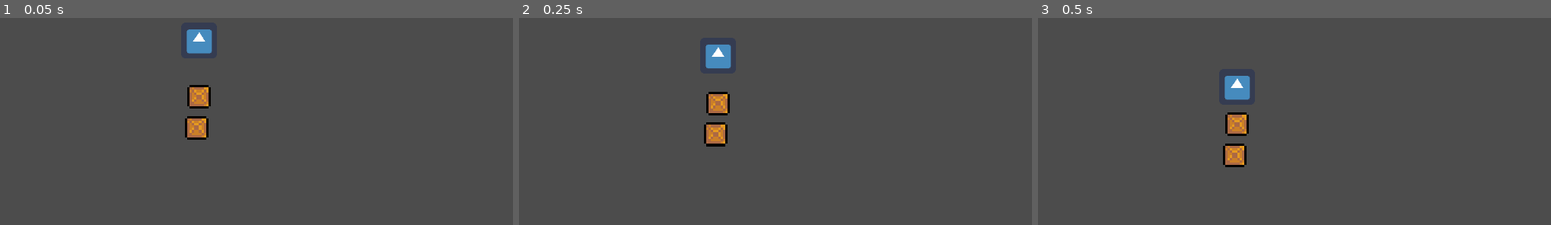
Above: before the commit, frames 1-3 (left to right).
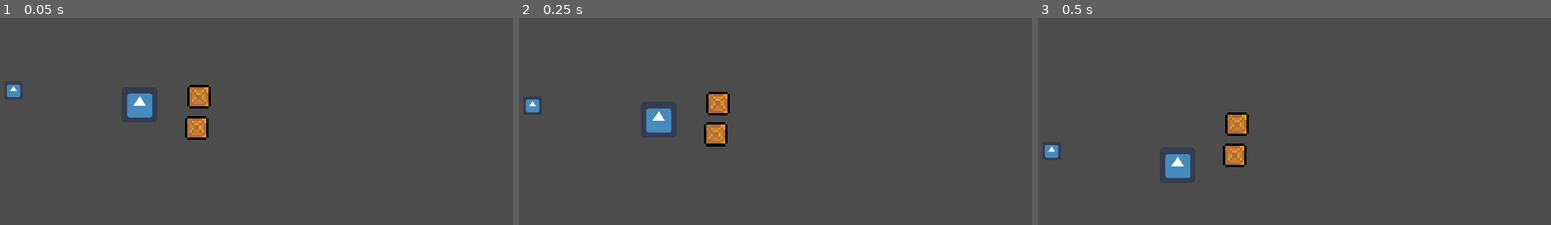
Above: after the commit, the same moments.

Repository: Cuber01/saturday-night-special
Game: Godot game, scene res://Main.tscn
The game is run twice, just before and just after one commit, with the same random seed, the same clock (stepped at 60 frames per second) and the same inputs. The engine's default icon, where the game draws it, is replaced by a stand-in: a white triangle on a blue panel in a dark square.
Inputs:
- Up to frame 1 (0.05 s): no input
- Up to frame 2 (0.25 s): no input
- Up to frame 3 (0.5 s): no input

The runs differ from the first frame. In frame 1, 1.3% of the frame differs, in the area x 1-42%, y 5-49%; in frame 2, 1.3%; in frame 3, 1.3%, in the area x 1-42%, y 27-78%.

Commit message:
Added poor local multiplayer support

Diff:
--- a/Main.tscn
+++ b/Main.tscn
@@ -26,5 +26,10 @@
 rotation = -0.0730092
 shape = SubResource( 2 )
 
-[node name="Player" parent="." instance=ExtResource( 2 )]
-position = Vector2( 124, 72 )
+[node name="Player1" parent="." instance=ExtResource( 2 )]
+position = Vector2( 99, 99 )
+
+[node name="Player2" parent="." instance=ExtResource( 2 )]
+position = Vector2( 46, 93 )
+scale = Vector2( 0.122254, 0.122254 )
+player_index = 2
--- a/Player.gd
+++ b/Player.gd
@@ -1,21 +1,38 @@
 extends KinematicBody2D
 
-export var snap := false
-export var move_speed := 100
-export var jump_force := 100
-export var gravity := 200
-export var slope_slide_threshold := 50.0
+export var player_index = 1;
+
+var move_speed = 100
+var acceleration = 30
+var friction = 50;
+
+var jump_force = 100
+var gravity = 200
+var slope_slide_threshold = 50.0
+
+var direction_x = 0;
 
 var is_in_air = true;
 var velocity := Vector2()
 
+var right_action
+var left_action
+var up_action
+var down_action
+
+# performance
+func _ready():
+	right_action = "right_p" + str(player_index)
+	left_action = "left_p" + str(player_index)
+	up_action = "up_p" + str(player_index)
+	down_action = "down_p" + str(player_index)
+
 func _physics_process(delta):
-	var direction_x := Input.get_action_strength("ui_right") - Input.get_action_strength("ui_left")
+	direction_x = Input.get_action_strength(right_action) - Input.get_action_strength(left_action)
 	velocity.x = direction_x * move_speed
 
-	if Input.is_action_just_pressed("ui_accept") and snap:
+	if Input.is_action_pressed(up_action) and not is_in_air:
 		velocity.y = -jump_force
-		snap = false
 		is_in_air = true
 
 	if is_in_air:
@@ -23,14 +40,8 @@
 	else:
 		velocity.y = 0
 
-	var snap_vector = Vector2(0, 32) if snap else Vector2()
-	velocity = move_and_slide_with_snap(velocity, snap_vector, Vector2.UP, slope_slide_threshold, 4, deg2rad(46))
-
-	var just_landed = not is_in_air and not snap
-	if just_landed:
-		snap = true
-
-	print(is_in_air)
+	velocity = move_and_slide(velocity)
+	direction_x = 0;
 
 func _on_IsOnFloor_body_entered(body):
 	is_in_air = false
--- a/project.godot
+++ b/project.godot
@@ -28,6 +28,101 @@
 
 common/drop_mouse_on_gui_input_disabled=true
 
+[input]
+
+ui_accept={
+"deadzone": 0.5,
+"events": [  ]
+}
+ui_select={
+"deadzone": 0.5,
+"events": [  ]
+}
+ui_cancel={
+"deadzone": 0.5,
+"events": [  ]
+}
+ui_focus_next={
+"deadzone": 0.5,
+"events": [  ]
+}
+ui_focus_prev={
+"deadzone": 0.5,
+"events": [  ]
+}
+ui_left={
+"deadzone": 0.5,
+"events": [  ]
+}
+ui_right={
+"deadzone": 0.5,
+"events": [  ]
+}
+ui_up={
+"deadzone": 0.5,
+"events": [  ]
+}
+ui_down={
+"deadzone": 0.5,
+"events": [  ]
+}
+ui_page_up={
+"deadzone": 0.5,
+"events": [  ]
+}
+ui_page_down={
+"deadzone": 0.5,
+"events": [  ]
+}
+ui_home={
+"deadzone": 0.5,
+"events": [  ]
+}
+ui_end={
+"deadzone": 0.5,
+"events": [  ]
+}
+right_p1={
+"deadzone": 0.5,
+"events": [ Object(InputEventKey,"resource_local_to_scene":false,"resource_name":"","device":0,"alt":false,"shift":false,"control":false,"meta":false,"command":false,"pressed":false,"scancode":16777233,"physical_scancode":0,"unicode":0,"echo":false,"script":null)
+ ]
+}
+left_p1={
+"deadzone": 0.5,
+"events": [ Object(InputEventKey,"resource_local_to_scene":false,"resource_name":"","device":0,"alt":false,"shift":false,"control":false,"meta":false,"command":false,"pressed":false,"scancode":0,"physical_scancode":16777231,"unicode":0,"echo":false,"script":null)
+ ]
+}
+up_p1={
+"deadzone": 0.5,
+"events": [ Object(InputEventKey,"resource_local_to_scene":false,"resource_name":"","device":0,"alt":false,"shift":false,"control":false,"meta":false,"command":false,"pressed":false,"scancode":0,"physical_scancode":16777232,"unicode":0,"echo":false,"script":null)
+ ]
+}
+down_p1={
+"deadzone": 0.5,
+"events": [ Object(InputEventKey,"resource_local_to_scene":false,"resource_name":"","device":0,"alt":false,"shift":false,"control":false,"meta":false,"command":false,"pressed":false,"scancode":0,"physical_scancode":16777234,"unicode":0,"echo":false,"script":null)
+ ]
+}
+up_p2={
+"deadzone": 0.5,
+"events": [ Object(InputEventJoypadMotion,"resource_local_to_scene":false,"resource_name":"","device":0,"axis":1,"axis_value":-1.0,"script":null)
+ ]
+}
+right_p2={
+"deadzone": 0.5,
+"events": [ Object(InputEventJoypadMotion,"resource_local_to_scene":false,"resource_name":"","device":0,"axis":0,"axis_value":1.0,"script":null)
+ ]
+}
+left_p2={
+"deadzone": 0.5,
+"events": [ Object(InputEventJoypadMotion,"resource_local_to_scene":false,"resource_name":"","device":0,"axis":0,"axis_value":-1.0,"script":null)
+ ]
+}
+down_p2={
+"deadzone": 0.5,
+"events": [ Object(InputEventJoypadMotion,"resource_local_to_scene":false,"resource_name":"","device":0,"axis":1,"axis_value":1.0,"script":null)
+ ]
+}
+
 [physics]
 
 common/enable_pause_aware_picking=true
